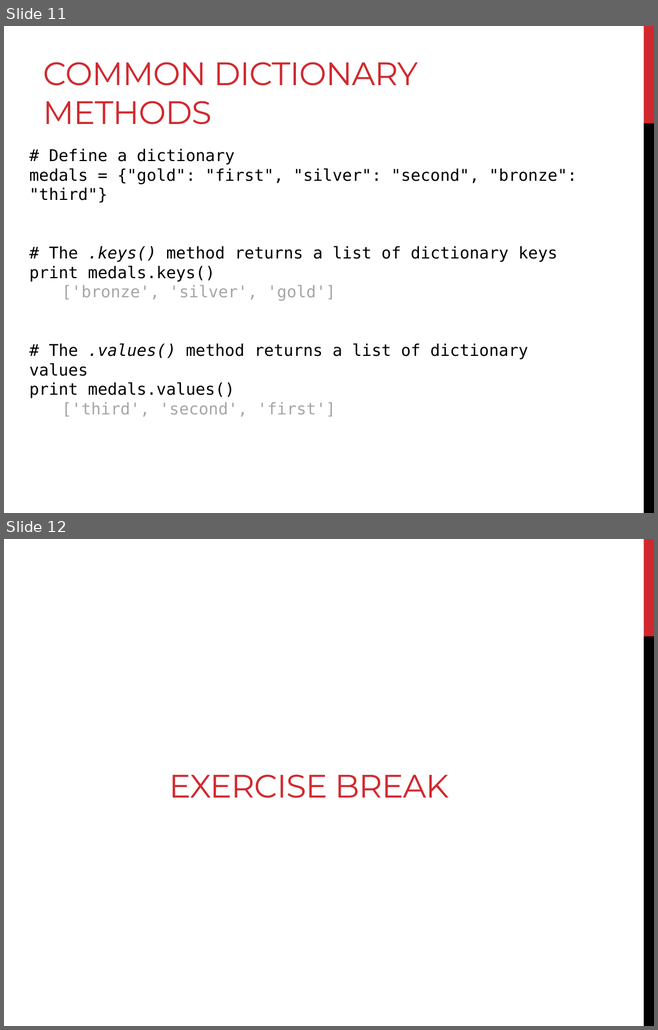
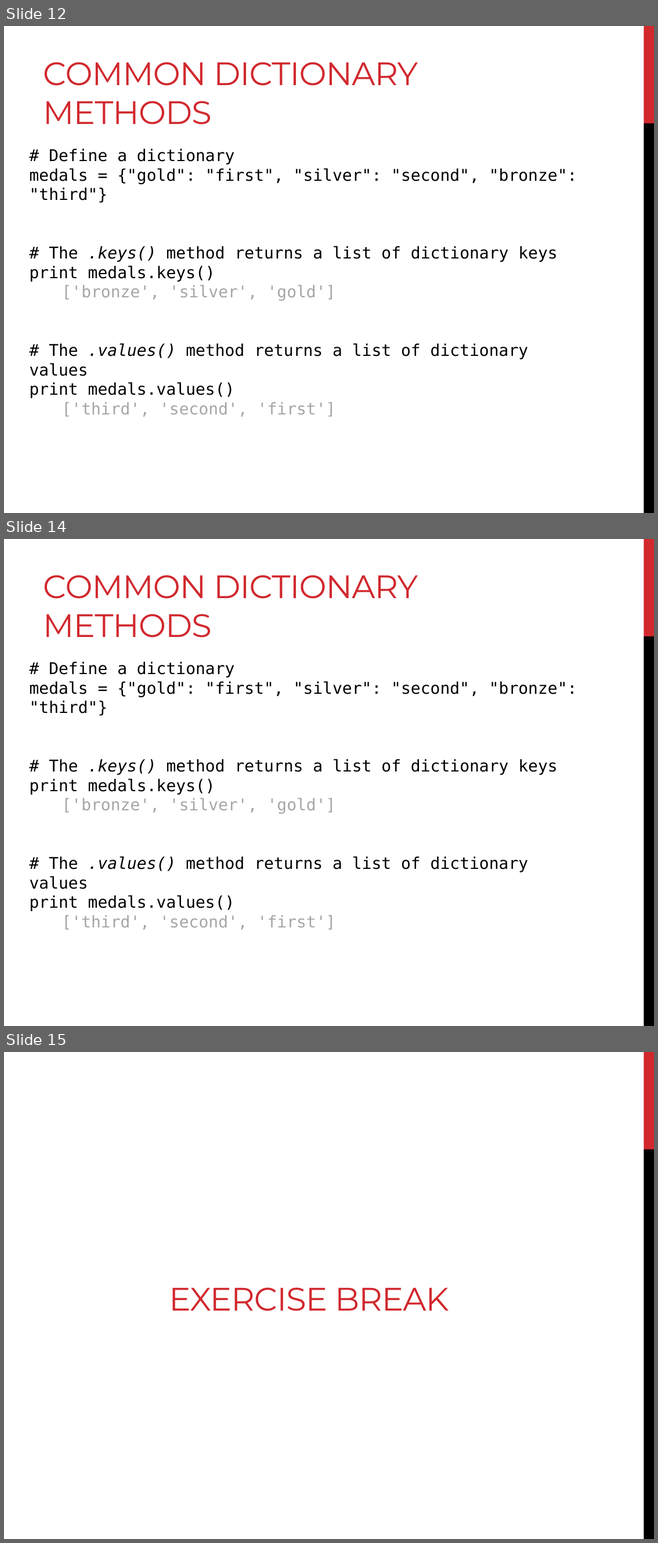
Before and after one commit to BjornFJohansson/ccbb_bigdata2015_python, a slide deck: slides/slides_day2.pptx. Shown one above the other, each under a label of ours: slides 11 and 12 before the commit, slides 12, 14 and 15 after it; the slides between them are not shown. The pictures are 658x1030 and 658x1543 pixels, drawn with LibreOffice and Linux fonts; fonts in the diff are those of the drawing. Boxes give left, top, right and bottom in pixels: in the first picture for what was removed or moved away, otherwise in the second. Text is boxed around its words. In the diff, an @@ line names an element or a change of style, - is before the commit and + after.

```diff
--- a/slides/slides_day2.pptx
+++ b/slides/slides_day2.pptx
@@ slide 14 added at (4,539,654,1026), background #FFFFFF; not listed: 2 template elements that a slide beside it also shows @@
@@ title added at (43,575,418,638), 36 pt, text #D1282E @@
+COMMON DICTIONARY METHODS
@@ text added at (30,661,577,911), 18 pt, text #000000 @@
+# Define a dictionary
+medals = {"gold": "first", "silver": "second", "bronze": "third"}
+# The .keys() method returns a list of dictionary keys
+print medals.keys()
+['bronze', 'silver', 'gold']
+# The .values() method returns a list of dictionary values
+print medals.values()
+['third', 'second', 'first']
@@ what was slide 11 is now slide 12 @@
@@ what was slide 12 is now slide 15 @@
```
Also in this commit, not shown: 4 slides changed, 2 other slides added, 1 other file.
